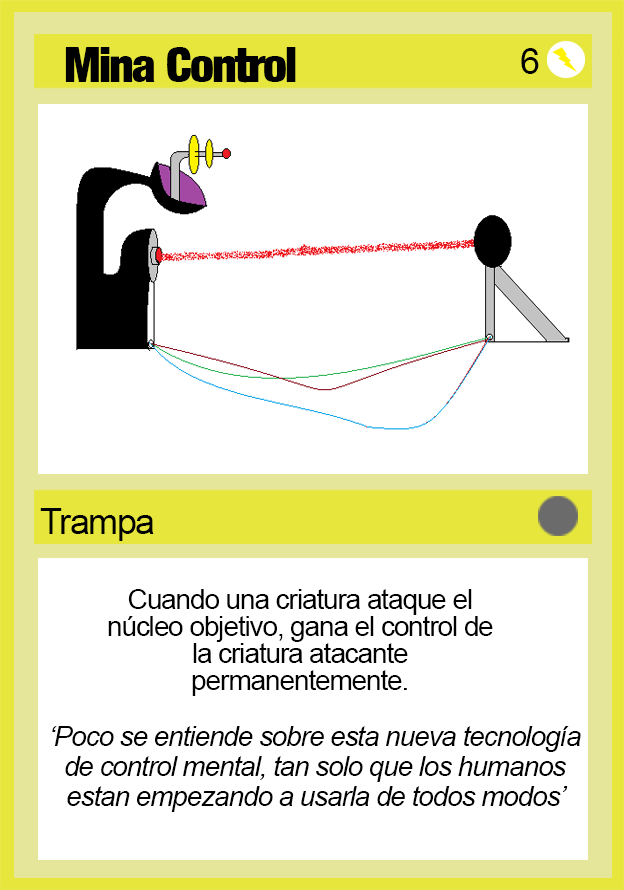
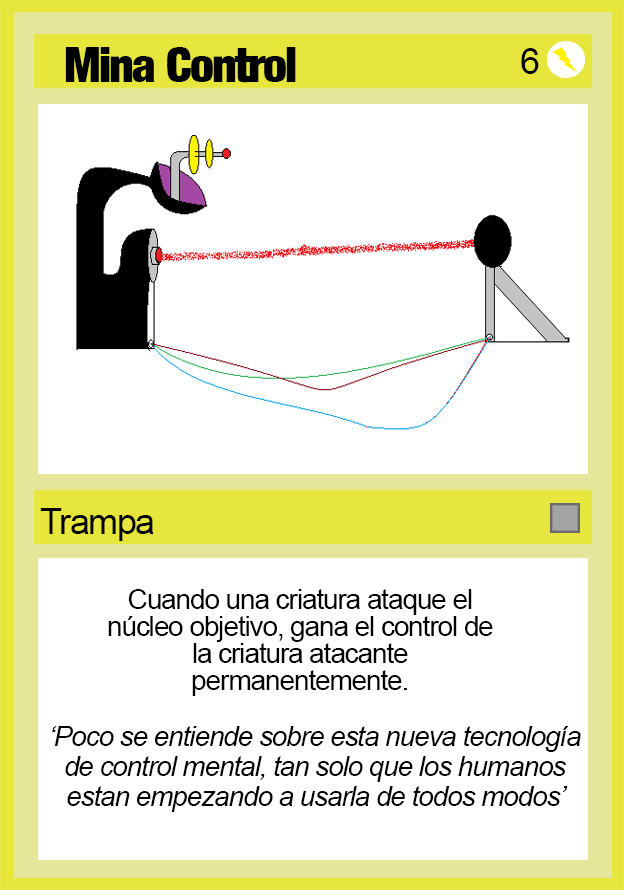
Layers edited between the first and the second 624px x 890px image:
moved "Rareza" above "6", painted on it over (x1=538, y1=496, x2=580, y2=536)
